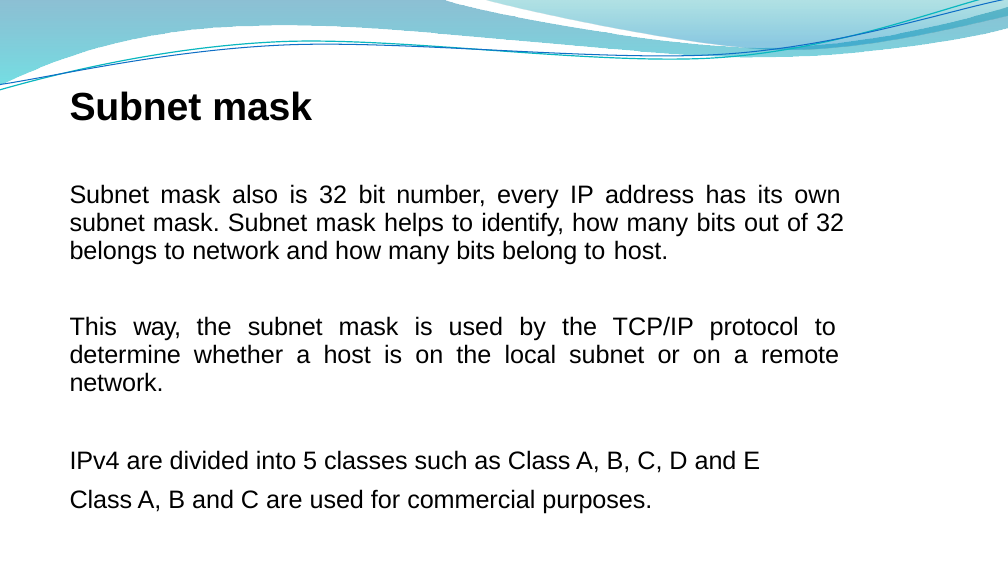
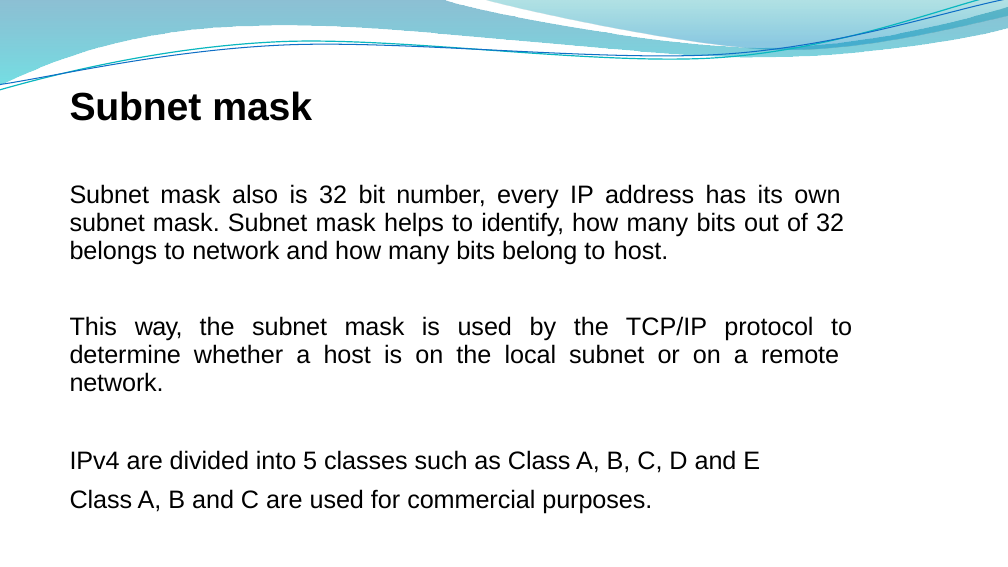
Before and after one commit to godwillngwanah/AWS-Sol-Arch-02, a slide deck: slide 3 of Batch-09/Proff Lecture Material/16. IP Address.pptx. Drawn at 1008x567 pixels with LibreOffice and Linux fonts; fonts in the diff are those of the drawing; background and template pictures are left out. Boxes give left, top, right and bottom in pixels: in the first picture for what was removed or moved away, otherwise in the second. Text is boxed around its words. In the diff, an @@ line names an element or a change of style, - is before the commit and + after.

```diff
--- a/Batch-09/Proff Lecture Material/16. IP Address.pptx
+++ b/Batch-09/Proff Lecture Material/16. IP Address.pptx
@@ text "Subnet mask also is 32 ..." rewrapped from <box>70,184,844,513</box> to <box>70,184,852,513</box> @@
```
Also in this commit, not shown: 42 other files.
